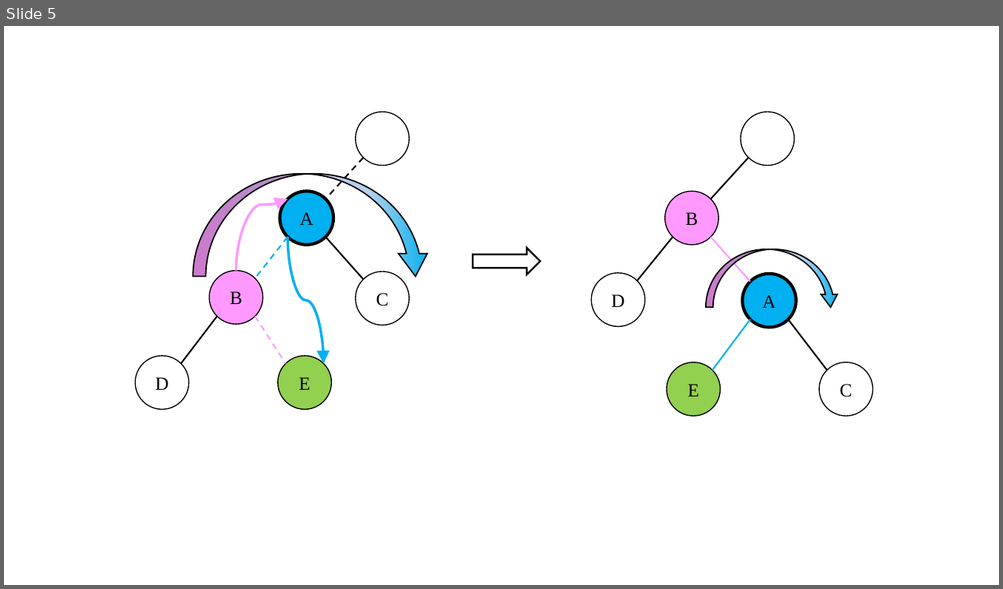
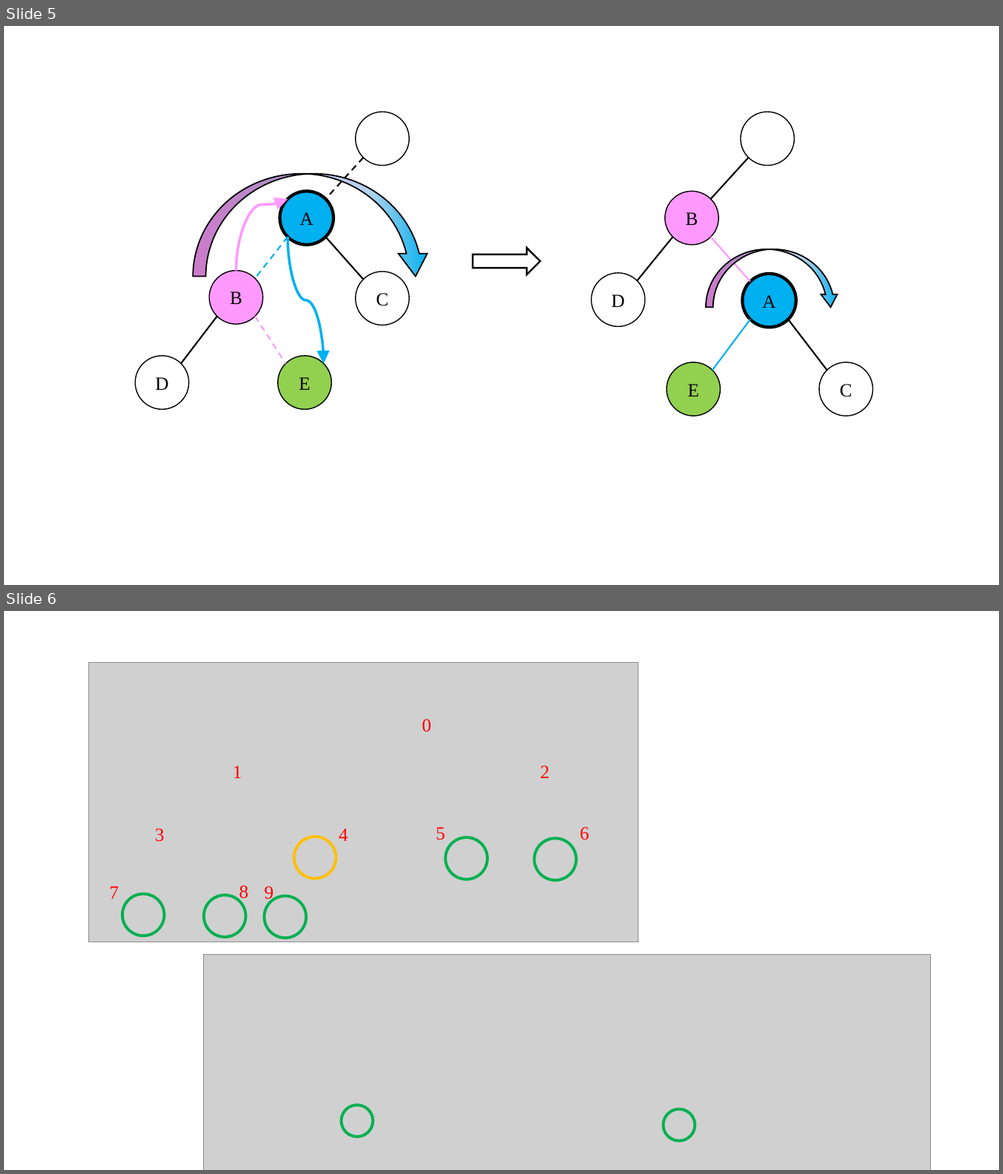
Before and after one commit to Hansimov/cs-interviews, a slide deck: 后台开发面经_示意图.pptx. Shown one above the other, each under a label of ours: slide 5 before the commit, slides 5 and 6 after it. The pictures are 1003x589 and 1003x1174 pixels, drawn with LibreOffice and Linux fonts; fonts in the diff are those of the drawing; grey boxes stand for pictures. Boxes give left, top, right and bottom in pixels: in the first picture for what was removed or moved away, otherwise in the second. Text is boxed around its words. In the diff, an @@ line names an element or a change of style, - is before the commit and + after.

```diff
--- a/后台开发面经_示意图.pptx
+++ b/后台开发面经_示意图.pptx
@@ slide 6 added at (4, 611, 999, 1170), background #FFFFFF @@
@@ picture added at (89, 663, 637, 943) @@
@@ text added at (422, 719, 432, 732), 18 pt, text #FF0000 @@
+0
@@ text added at (233, 766, 242, 778), 18 pt, text #FF0000 @@
+1
@@ text added at (540, 766, 549, 778), 18 pt, text #FF0000 @@
+2
@@ text added at (155, 829, 165, 842), 18 pt, text #FF0000 @@
+3
@@ text added at (338, 829, 348, 841), 18 pt, text #FF0000 @@
+4
@@ text added at (435, 827, 445, 840), 18 pt, text #FF0000 @@
+5
@@ text added at (580, 827, 589, 840), 18 pt, text #FF0000 @@
+6
@@ ellipse added at (294, 837, 336, 879), outline #FFC000 2.75 pt @@
@@ ellipse added at (446, 838, 487, 880), outline #00B050 2.75 pt @@
@@ ellipse added at (535, 839, 576, 880), outline #00B050 2.75 pt @@
@@ text added at (109, 886, 119, 899), 18 pt, text #FF0000 @@
+7
@@ ellipse added at (122, 894, 165, 936), outline #00B050 2.75 pt @@
@@ ellipse added at (204, 895, 246, 937), outline #00B050 2.75 pt @@
@@ text added at (239, 886, 249, 903), 18 pt, text #FF0000 @@
+8
@@ ellipse added at (264, 896, 306, 938), outline #00B050 2.75 pt @@
@@ text added at (264, 886, 274, 903), 18 pt, text #FF0000 @@
+9
@@ picture added at (204, 955, 930, 1170) @@
@@ ellipse added at (341, 1105, 373, 1138), outline #00B050 2.75 pt @@
@@ ellipse added at (663, 1110, 695, 1142), outline #00B050 2.75 pt @@
```
Also in this commit, not shown: 2 other files.
